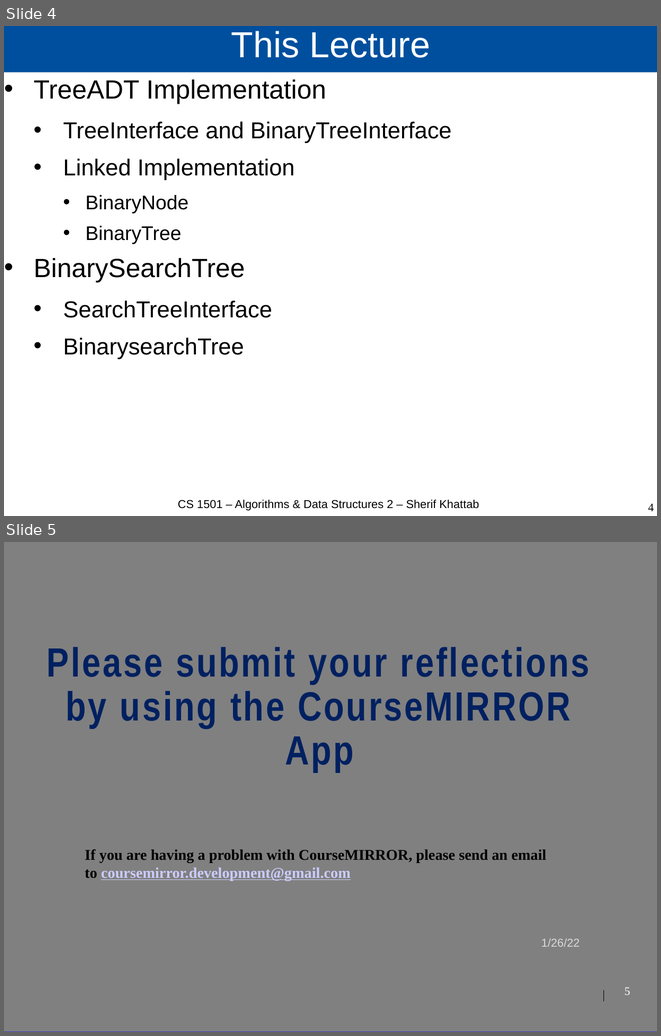
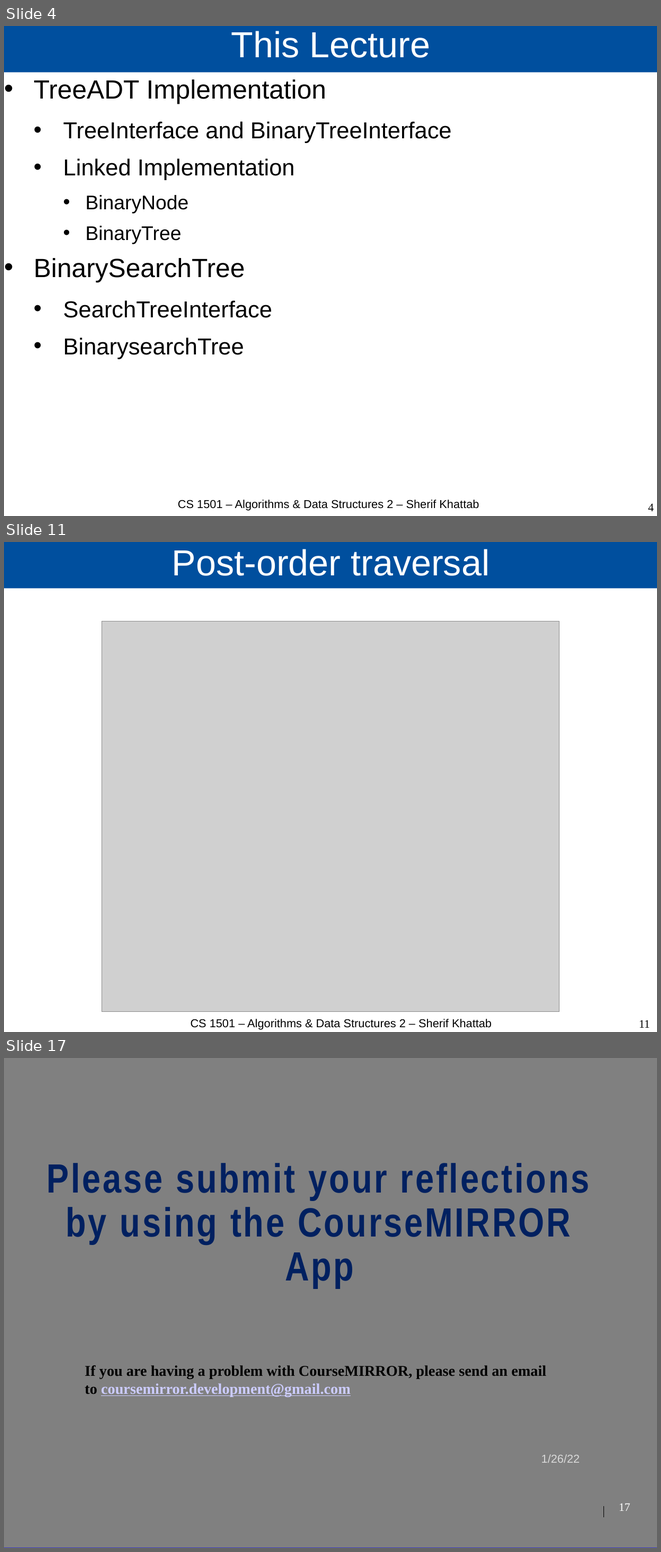
Before and after one commit to cs1501-2224/handouts, a slide deck: DraftSlides/Lecture5.pptx. Shown one above the other, each under a label of ours: slides 4 and 5 before the commit, slides 4, 11 and 17 after it; the slides between them are not shown. The pictures are 661x1036 and 661x1552 pixels, drawn with LibreOffice and Linux fonts; fonts in the diff are those of the drawing; grey boxes stand for pictures; background and template pictures are left out. Boxes give left, top, right and bottom in pixels: in the first picture for what was removed or moved away, otherwise in the second. Text is boxed around its words. In the diff, an @@ line names an element or a change of style, - is before the commit and + after.

```diff
--- a/DraftSlides/Lecture5.pptx
+++ b/DraftSlides/Lecture5.pptx
@@ slide 11 added at <box>4,542,657,1032</box>, background #FFFFFF @@
@@ title added at <box>4,542,657,589</box>, fill #004F9E, 44 pt, text #FFFFFF @@
+Post-order traversal
@@ picture added at <box>102,622,558,1012</box> @@
@@ text added at <box>191,1019,492,1030</box>, 14 pt, text #000000 @@
+CS 1501 – Algorithms & Data Structures 2 – Sherif Khattab
@@ page number added at <box>639,1020,650,1028</box>, 14 pt, text #000000 @@
+11
@@ what was slide 5 is now slide 17 @@
@@ page number at <box>619,1504,630,1511</box>: text changed @@
-5
+17
```
Also in this commit, not shown: 11 other slides added, 1 other file.
